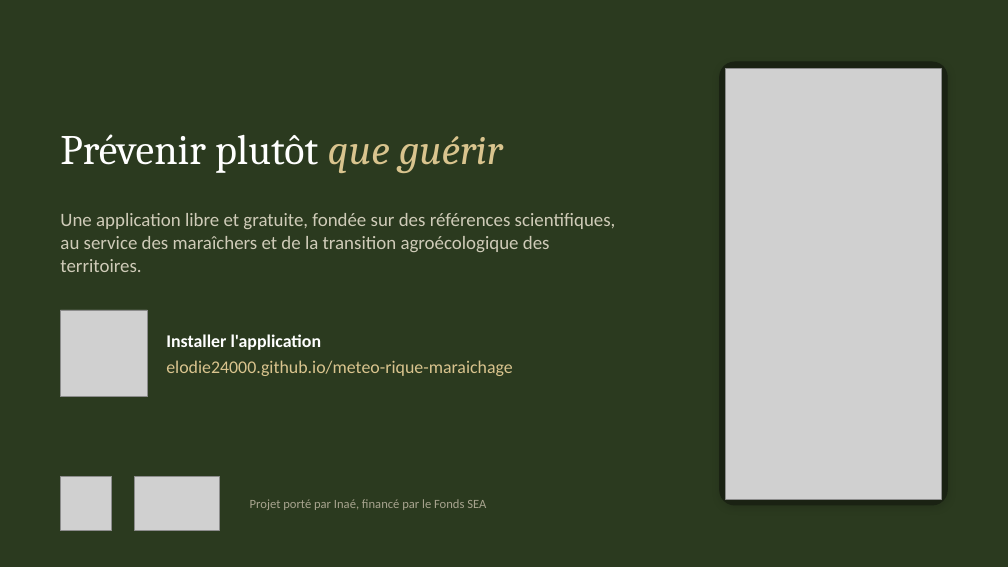
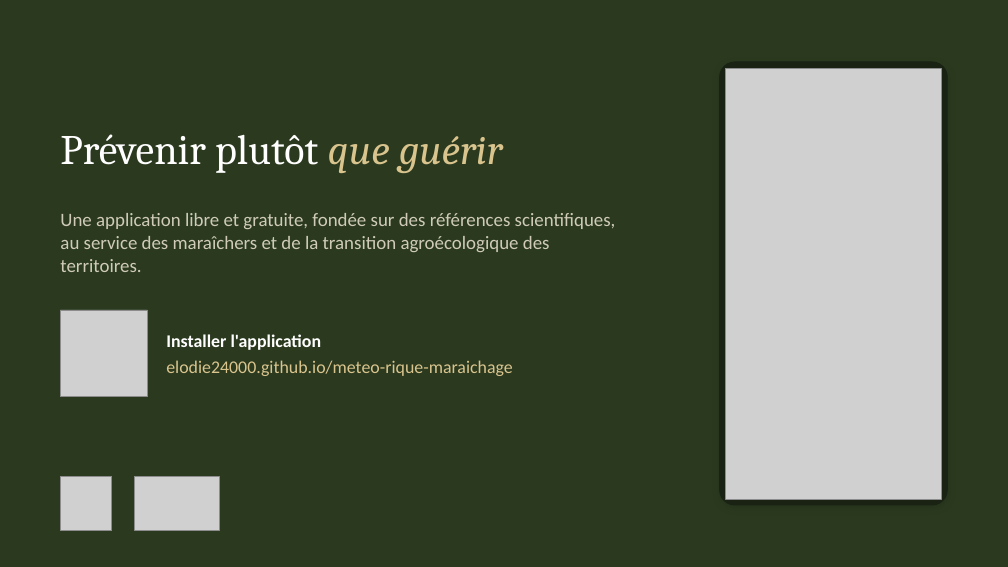
Before and after one commit to elodie24000/meteo-rique-maraichage, a slide deck: slide 11 of presentation/Presentation_outil_maraichage.pptx. Drawn at 1008x567 pixels with LibreOffice and Linux fonts; fonts in the diff are those of the drawing; grey boxes stand for pictures. Boxes give left, top, right and bottom in pixels: in the first picture for what was removed or moved away, otherwise in the second. Text is boxed around its words. In the diff, an @@ line names an element or a change of style, - is before the commit and + after.

```diff
--- a/presentation/Presentation_outil_maraichage.pptx
+++ b/presentation/Presentation_outil_maraichage.pptx
@@ text removed at bbox=[250, 499, 486, 510] @@
-Projet porté par Inaé, financé par le Fonds SEA
```
